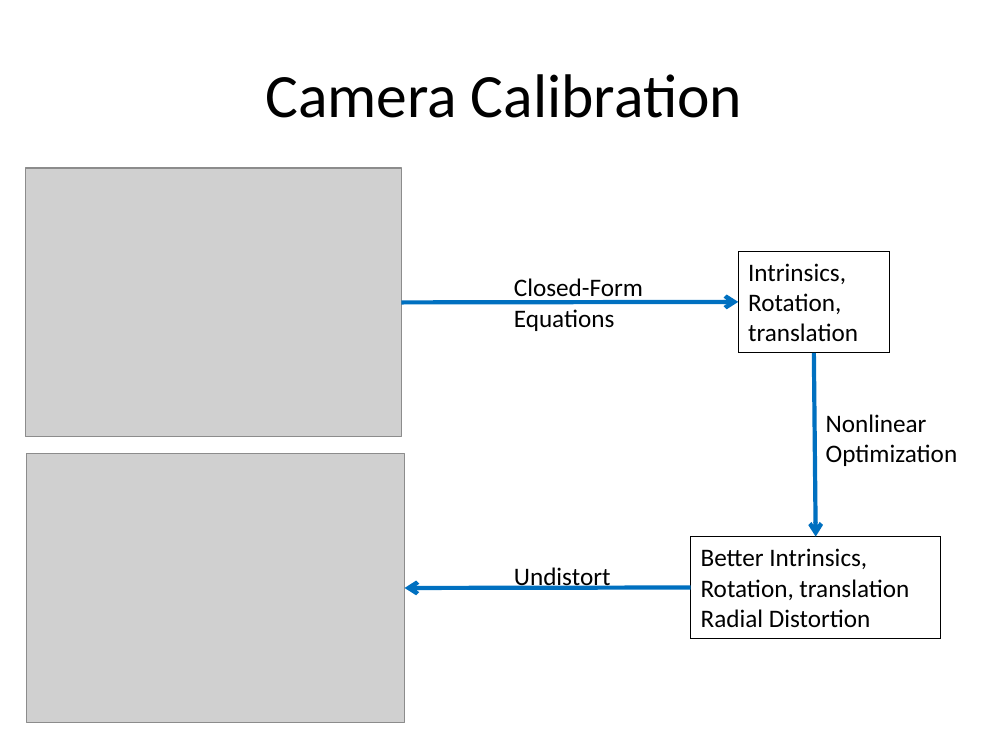
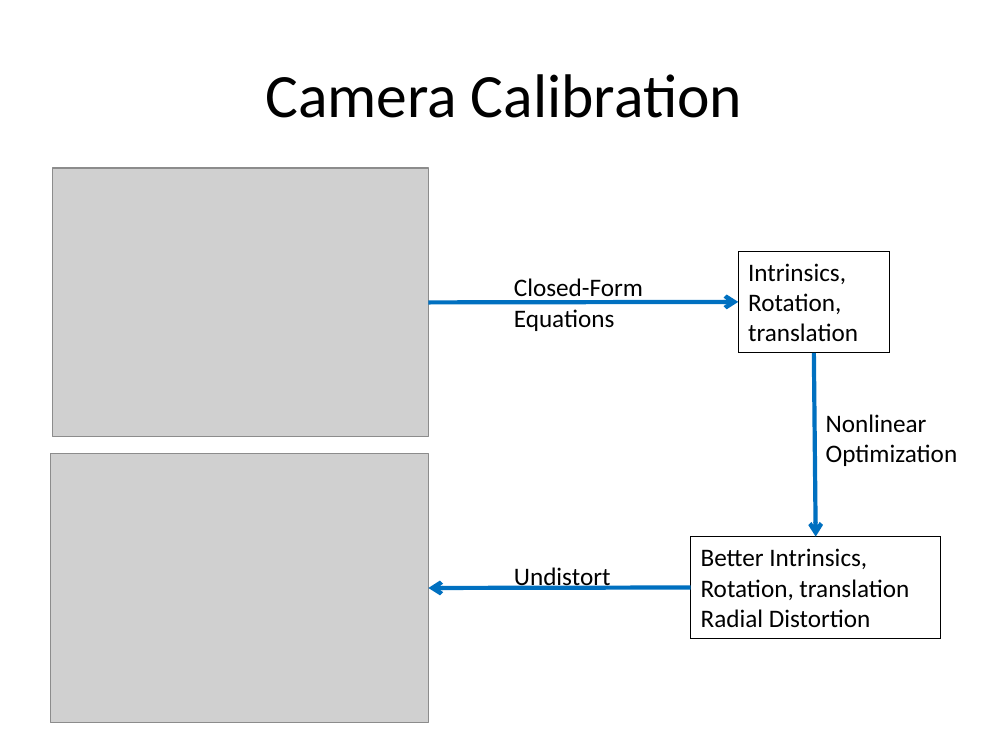
Before and after one commit to cdbunker/Augmented-Reality, a slide deck: slide 3 of Final Project.pptx. Drawn at 1008x756 pixels with LibreOffice and Linux fonts; fonts in the diff are those of the drawing; grey boxes stand for pictures. Boxes give left, top, right and bottom in pixels: in the first picture for what was removed or moved away, otherwise in the second. Text is boxed around its words. In the diff, an @@ line names an element or a change of style, - is before the commit and + after.

```diff
--- a/Final Project.pptx
+++ b/Final Project.pptx
@@ picture: place and size @@
-picture at [25, 168, 401, 437]
+picture at [52, 168, 428, 437]
@@ arrow moved from (401, 302) - (738, 302) to (428, 302) - (738, 302) @@
@@ picture: place and size @@
-picture at [26, 454, 404, 723]
+picture at [50, 454, 428, 723]
@@ arrow moved from (690, 588) - (404, 588) to (690, 588) - (428, 588) @@
```
Also in this commit, not shown: 1 other slide changed, 1 slide added, 1 other file.
